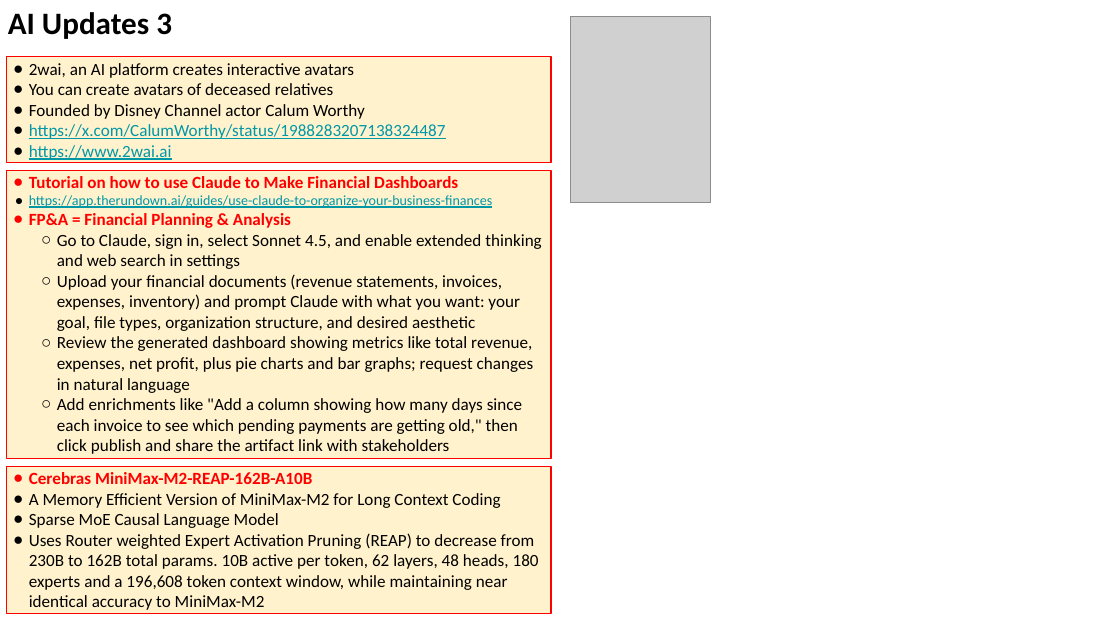
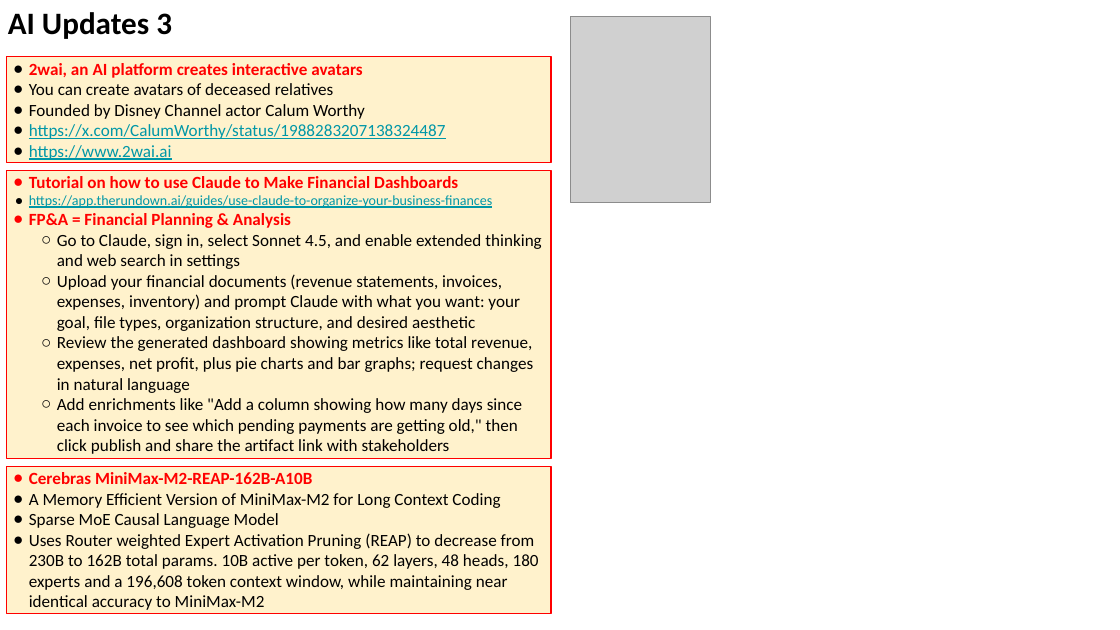
Before and after one commit to lselector/seminar, a slide deck: slide 10 of 2025/2025-11-21-AI-Updates.pptx (slide 9 before the commit). Drawn at 1120x630 pixels with LibreOffice and Linux fonts; fonts in the diff are those of the drawing; grey boxes stand for pictures. Boxes give left, top, right and bottom in pixels: in the first picture for what was removed or moved away, otherwise in the second. Text is boxed around its words. In the diff, an @@ line names an element or a change of style, - is before the commit and + after.

```diff
--- a/2025/2025-11-21-AI-Updates.pptx
+++ b/2025/2025-11-21-AI-Updates.pptx
@@ text in rectangle at <box>29,63,362,78</box>: text colour #000000 to #FF0000, bold on in "2wai, an AI platform creates interactive avatars" @@
```
Also in this commit, not shown: 8 other slides changed, 3 slides added, 1 slide removed.
